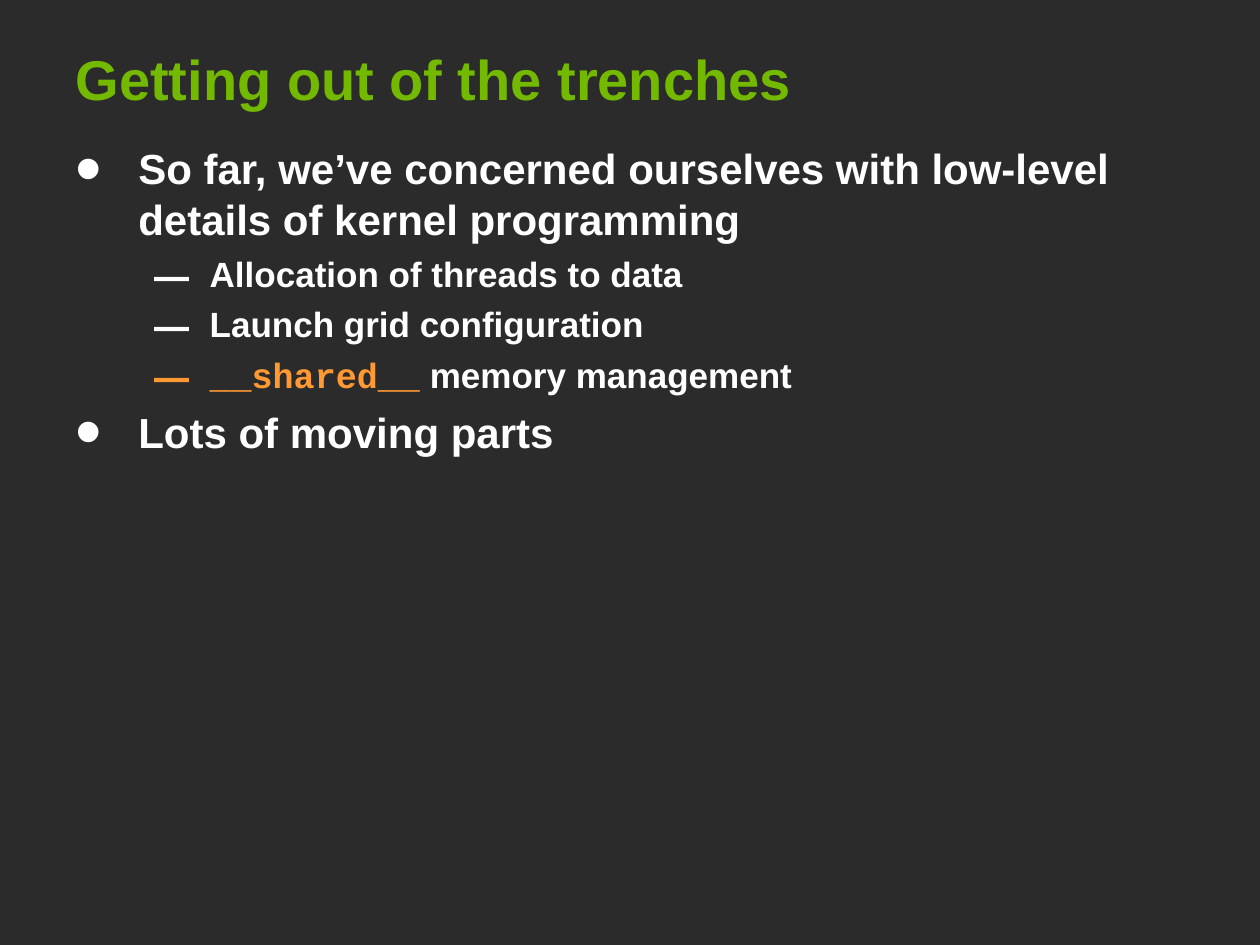
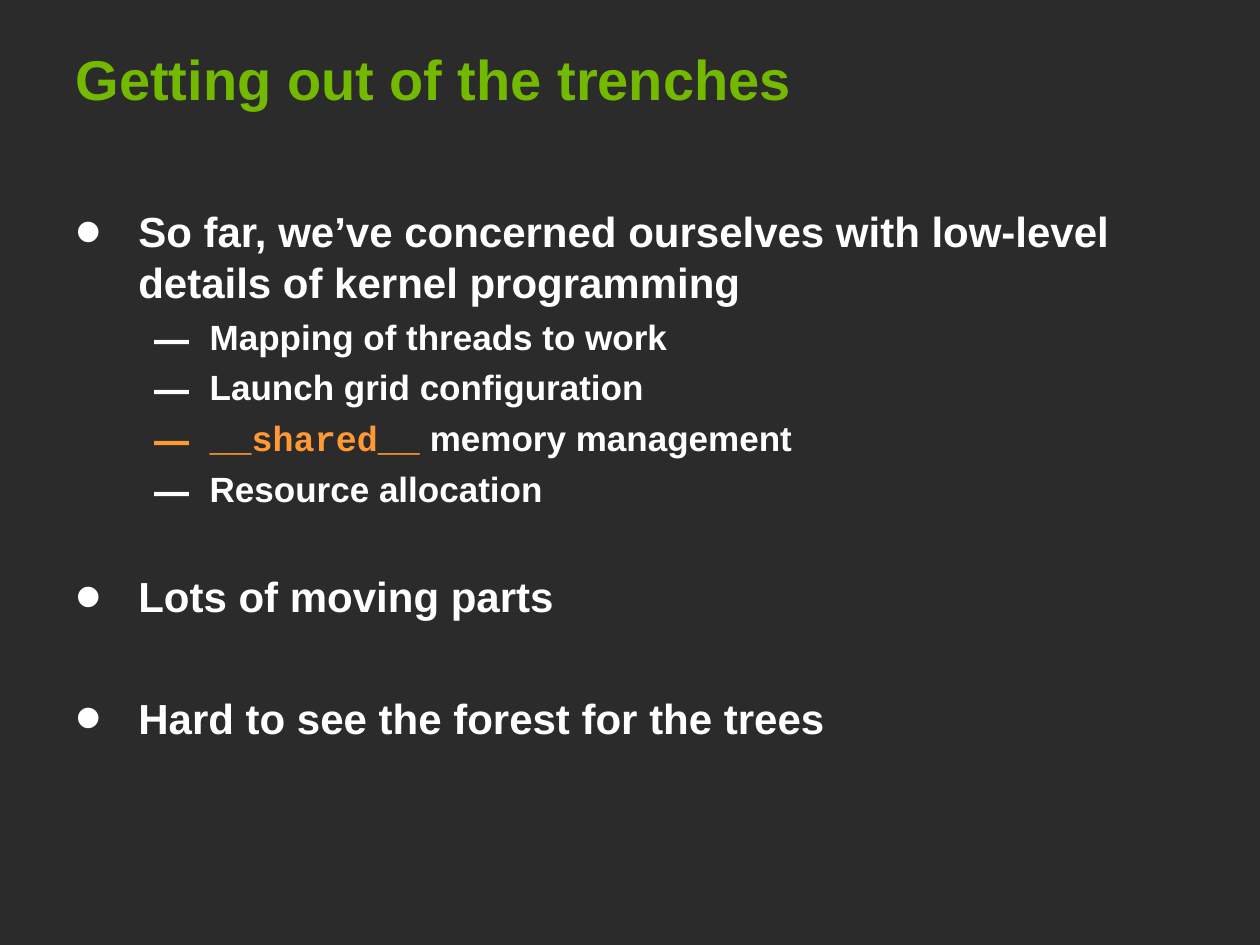
Before and after one commit to leofang/stanford-cs193g-sp2010, a slide deck: slide 2 of trunk/lectures/lecture_6/parallel_patterns_1.ppt. Drawn at 1260x945 pixels with LibreOffice and Linux fonts; fonts in the diff are those of the drawing; background and template pictures are left out; a plain dark background stands for a picture behind light text. Boxes give left, top, right and bottom in pixels: in the first picture for what was removed or moved away, otherwise in the second. Text is boxed around its words. In the diff, an @@ line names an element or a change of style, - is before the commit and + after.

```diff
--- a/trunk/lectures/lecture_6/parallel_patterns_1.ppt
+++ b/trunk/lectures/lecture_6/parallel_patterns_1.ppt
@@ text "So far, we’ve concerned ourselves ...": place and size @@
-text "So far, we’ve concerned ourselves ..." at <box>138,153,1109,456</box>
+text "So far, we’ve concerned ourselves ..." at <box>138,216,1109,735</box>
@@ text at <box>210,324,667,357</box>: text changed @@
-  – Allocation of threads to data
+  – Mapping of threads to work
@@ text at <box>210,476,542,503</box>: paragraph added @@
+  – Resource allocation
@@ text at <box>138,703,824,735</box>: paragraph added @@
+• Hard to see the forest for the trees
```
Also in this commit, not shown: 12 other slides changed, 21 slides added, 3 slides removed, 1 other file.
